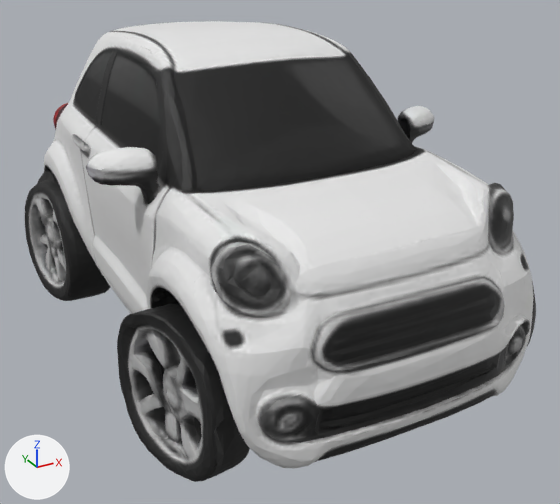
One commit to the glTF model public/vr/models/cars/hatchback.glb: the scene before it, then after it.
The view is the same before and after, from a 50 mm lens placed at (-2.07, -4.22, 2.67), pointed at (0.12, -0.23, 0.68). Lighting does not change. The marker at lower left points along +X, +Y and +Z. The first picture is the older version. Vertices at exactly the same position are counted once.

The first picture shows 'geometry_0'.
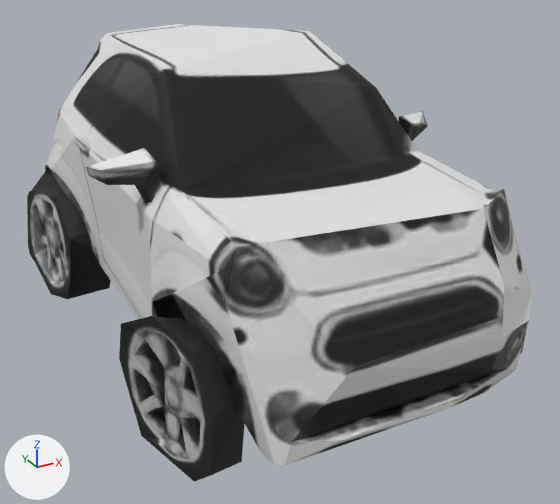
Where the change shows, as pixel boxes (x1, y1, x2, y2) in the pictures (560 x 504 px):
'geometry_0', reshaped
    before: (25, 21, 536, 482)
    after: (27, 24, 532, 482)
part 1 of me_geometry_0, deleted
    before: (25, 21, 536, 482)

What changed in the scene script:
```text
Change me_geometry_0:
    used by ob_geometry_0; location = (0.0, 0.0, 0.0)
    remove me_geometry_0.from_pydata(...)  # 8777 vertices, 17569 faces; spans x -1.13..1.13, y -1.85..1.85, z 0.0..2.0
    add me_geometry_0.from_pydata(...)  # 738 vertices, 1527 faces; spans x -1.12..1.12, y -1.84..1.84, z 0.04..1.97
    me_geometry_0 part 1: 8039 vertices removed from x -1.13..1.13, y -1.85..1.85, z 0.0..2.0
```
